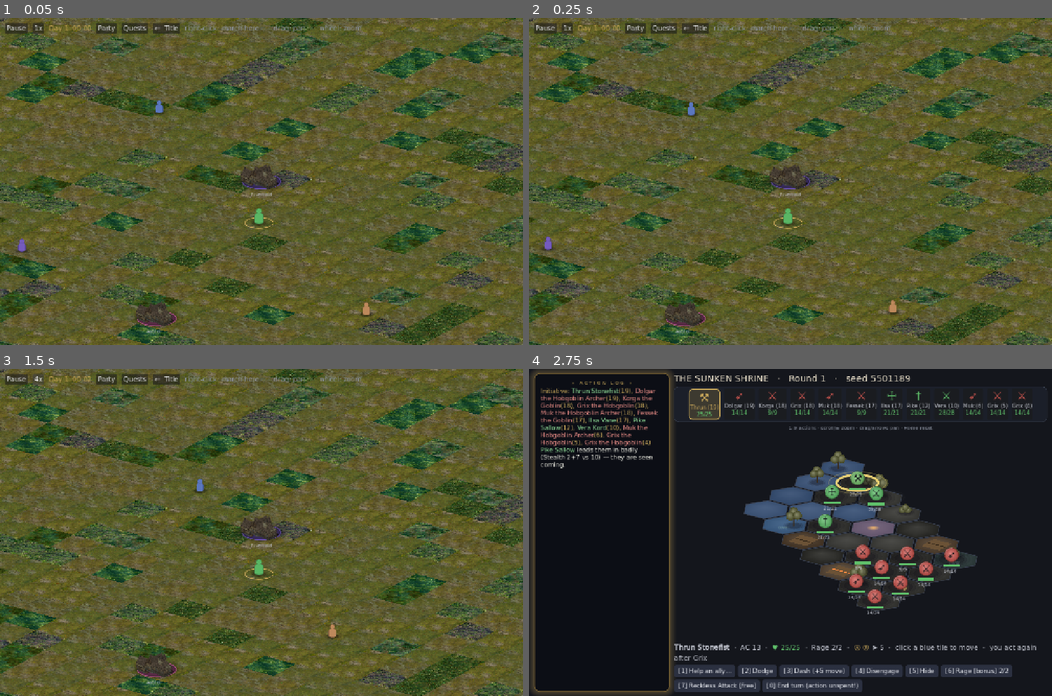
Above: before the commit, frames 1-4 (two rows, left to right).
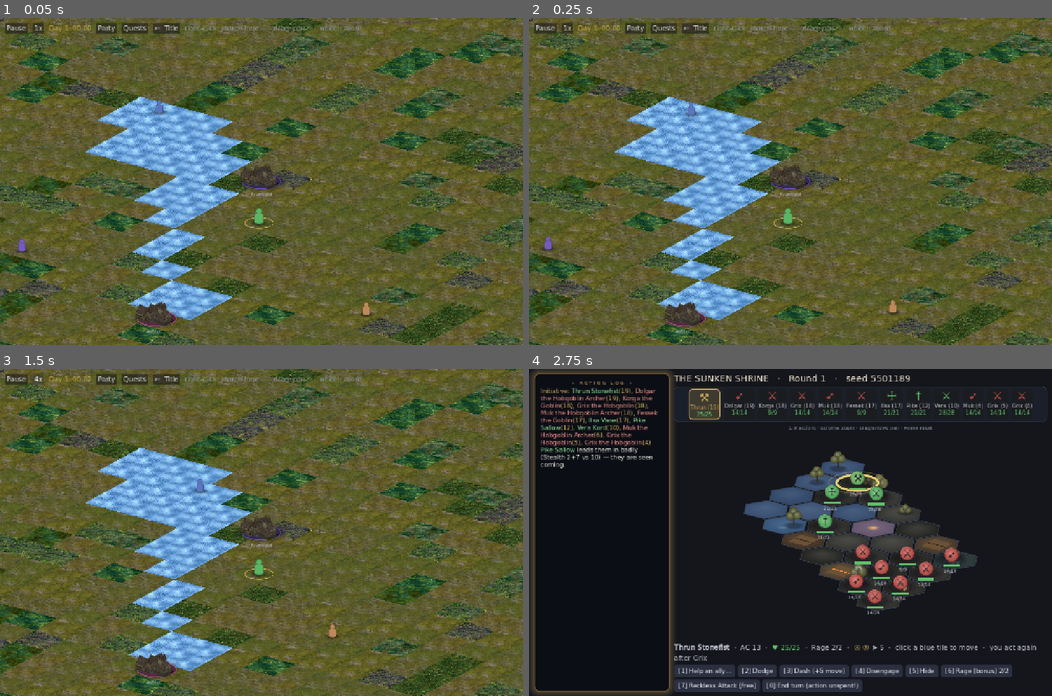
Above: after the commit, the same moments.

Repository: EgecanOzcakar/sorcmerc
Game: Godot game, scene res://scenes/world/world.tscn
The game is run twice, just before and just after one commit, with the same random seed, the same clock (stepped at 60 frames per second) and the same inputs. This scene is started directly instead of the project's main scene.
Inputs:
- Up to frame 1 (0.05 s): no input
- Up to frame 2 (0.25 s): no input
- Up to frame 3 (1.5 s): click "1x" at 0.5 s; click "2x" at 1.25 s
- Up to frame 4 (2.75 s): click "4x" at 2 s

The runs differ from the first frame. In frame 1, 8.5% of the frame differs, in the area x 16-49%, y 24-93%; in frame 2, 8.5%; in frame 3, 8.5%; in frame 4, nothing differs.

Commit message:
O15: water/coastline on the world map + fix panel positioning and player-token visibility
O15 (water tiles): core/world.gd gains World.waters ({position, radius}
blobs) and water_depth(); a hand-placed lake northwest of Riverhold and a
river running past it down to Ashfell (a chain of overlapping blobs, not
a new shape type). _draw_ground() picks the Water sheet's tile pair
within a shoreline band around water_depth()==0, blending into grass the
same way WOODED already blends forest, instead of a hard cutoff.

Also fixed two real UI bugs found from actually playing the open world:
- The settlement-visit and quest-log panels were rendering off-screen.
  Both called set_anchors_preset(Control.PRESET_CENTER), which re-centers
  a control on its own anchor point and resets its offsets — the
  following `position = size*0.5 - halfsize` line then applied a SECOND
  centering offset on top of that, shoving the panel well past the
  visible area. Removed the redundant anchor-preset call in both.
- The player's party token stayed visible standing on the map while a
  settlement's market panel was open. It's now skipped in the paint
  pass for the duration of a visit.

Co-Authored-By: Claude Opus 5 <noreply@anthropic.com>
Co-Authored-By: Claude Sonnet 5 <noreply@anthropic.com>

Diff:
--- a/core/world.gd
+++ b/core/world.gd
@@ -96,6 +96,11 @@
 var clock := WorldClock.new()
 var settlements: Array[Settlement] = []
 var parties: Array[RoamingParty] = []
+# O15 — the only terrain the map has: hand-placed blobs of water, `{position, radius}`
+# each. A circle is the whole vocabulary; a lake is one, a river is a chain of
+# overlapping ones (see scenes/world/world.gd's _demo_world). Plain dictionaries
+# rather than a class because water_depth() below is the only thing that reads them.
+var waters: Array[Dictionary] = []
 
 func add_settlement(s: Settlement) -> Settlement:
 	settlements.append(s)
@@ -104,6 +109,22 @@
 func add_party(p: RoamingParty) -> RoamingParty:
 	parties.append(p)
 	return p
+
+func add_water(position: Vector2, radius: float) -> Dictionary:
+	var w := {"position": position, "radius": radius}
+	waters.append(w)
+	return w
+
+# Signed distance to the nearest shoreline: negative in the water (how far in),
+# positive on land (how far from the bank), INF with no water at all. One number
+# is all the renderer needs to pick a tile and fade the edge.
+# ponytail: linear scan over a handful of hand-placed blobs. If terrain ever grows
+# to hundreds, index them; a per-cell cache in the renderer is the cheaper fix.
+func water_depth(p: Vector2) -> float:
+	var d := INF
+	for w in waters:
+		d = minf(d, p.distance_to(w["position"]) - float(w["radius"]))
+	return d
 
 func player() -> RoamingParty:
 	for p in parties:
--- a/scenes/world/world.gd
+++ b/scenes/world/world.gd
@@ -86,6 +86,17 @@
 const GRASS := [0, 1, 2, 9, 10]
 const FOREST := [0, 1, 2, 3, 4, 5]
 const WOODED := 0.78              # above this, a cell draws from FOREST
+# O15: the Water sheet's left column — its blue-water pair. The other 15 tiles are
+# the pack's swamp, ice and shallow-sand families, which next to grass read as
+# three different lakes rather than one, the same reason GRASS/FOREST are narrow.
+const WaterTex := preload("res://assets/world/overworld/water.png")
+const WATER := [0, 3]
+# Half-width of the shoreline band, in world units (~0.7 of a CELL either side).
+# Across it a cell's chance of being water falls from 1 to 0, so the bank frays
+# into the grass over a tile or so instead of ending on a cell boundary — the
+# WOODED threshold's trick, with the noise compared against terrain rather than
+# against a constant.
+const SHORE := 35.0
 
 # O12: one cell of the sheet tools/pack_buildings.py lays out — 5 columns (the
 # pack's 5 medieval buildings, at their true relative sizes) by 4 rows (the
@@ -142,6 +153,18 @@
 	WorldAI.hunt(w.add_party(World.RoamingParty.new("goblins", Vector2(380, 300), "goblinoid")))
 	WorldAI.patrol(w.add_party(World.RoamingParty.new("patrol", Vector2(-120, 380), "soldier")),
 		[Vector2(-120, 380), Vector2(-360, 260), Vector2(0, 0)])
+	# O15 terrain: one lake northwest of Riverhold, and the river it drains into —
+	# which runs past Riverhold's west wall and down to Ashfell, so the town's name
+	# is finally standing next to something. World.waters only knows circles, so the
+	# river is blobs stamped along a polyline; spacing is well under the radius, so
+	# they merge into one band with a scalloped (not machined) bank.
+	w.add_water(Vector2(-190, -70), 100.0)
+	var river := PackedVector2Array([Vector2(-110, -20), Vector2(-40, 100),
+		Vector2(-10, 210), Vector2(60, 320), Vector2(140, 400)])
+	for i in river.size() - 1:
+		for t in 5:
+			w.add_water(river[i].lerp(river[i + 1], t / 5.0), 40.0)
+	w.add_water(river[-1], 40.0)
 	return w
 
 # World.tick() advances the clock itself and gates movement on it, so one call
@@ -294,7 +317,11 @@
 	if _quest_panel != null:
 		_quest_panel.queue_free()
 	var panel := PanelContainer.new()
-	panel.set_anchors_preset(Control.PRESET_CENTER)
+	# No anchor preset: default anchors are top-left (0), so `position` is a plain
+	# pixel offset from the parent's origin — set_anchors_preset(PRESET_CENTER)
+	# used to also be called here, which re-centers the control on its OWN anchor
+	# point and resets the offsets, so this same centering math then applied a
+	# second time on top of it and shoved the panel off-screen.
 	panel.position = size * 0.5 - Vector2(200, 160)
 	panel.custom_minimum_size = Vector2(400, 320)
 	add_child(panel)
@@ -565,7 +592,11 @@
 		_visit_panel.queue_free()
 	var s = _visit["settlement"]
 	var panel := PanelContainer.new()
-	panel.set_anchors_preset(Control.PRESET_CENTER)
+	# Default (top-left) anchors: `position` is a plain pixel offset from the
+	# parent's origin. set_anchors_preset(PRESET_CENTER) used to be called here
+	# too, which re-centers on its own and resets the offsets — this same
+	# centering math then applied again on top of that shoved the panel
+	# off-screen (see the same fix in _build_quest_panel just above).
 	panel.position = size * 0.5 - Vector2(230, 230)
 	panel.custom_minimum_size = Vector2(460, 460)
 	add_child(panel)
@@ -742,6 +773,8 @@
 	for s in world.settlements:
 		props.append({"at": _pix(s.position), "s": s})
 	for q in world.parties:
+		if q.is_player and not _visit.is_empty():
+			continue   # inside the gates for the duration of the visit, not standing on the map
 		props.append({"at": _pix(q.position), "p": q})
 	props.sort_custom(func(a, b): return a["at"].y < b["at"].y)
 	for d in props:
@@ -775,10 +808,18 @@
 	for i in range(i0, i1 + 1):
 		for j in range(j0, j1 + 1):
 			var cell := Vector2i(i, j)
-			var wooded: bool = _rand(cell, 5) > WOODED
-			var pool: Array = FOREST if wooded else GRASS
+			# 1.0 deep in a lake, 0.0 well inland, a ramp across the bank between.
+			var wet := 0.5 - world.water_depth(Vector2(i + 0.5, j + 0.5) * CELL) / (SHORE * 2.0)
+			var tex := TerrainTex
+			var pool: Array = GRASS
+			if _rand(cell, 9) < wet:
+				tex = WaterTex
+				pool = WATER
+			elif _rand(cell, 5) > WOODED:
+				tex = ForestTex
+				pool = FOREST
 			var idx: int = pool[int(_rand(cell, 1) * pool.size()) % pool.size()]
-			draw_texture_rect_region(ForestTex if wooded else TerrainTex,
+			draw_texture_rect_region(tex,
 				Rect2(Vector2(i + j, j - i - 1) * TILE * 0.5, TILE),
 				Rect2(Vector2(idx % TILE_COLS, idx / TILE_COLS) * TILE, TILE))
 	draw_set_transform_matrix(Transform2D.IDENTITY)
--- a/tests/test_world.gd
+++ b/tests/test_world.gd
@@ -21,6 +21,7 @@
 	test_party_moves_toward_goal_without_overshooting()
 	test_nothing_moves_while_paused()
 	test_data_shapes_and_container()
+	test_water_regions()
 	print("test_world: %d passed, %d failed" % [_pass, _fail])
 	quit(1 if _fail > 0 else 0)
 
@@ -117,3 +118,21 @@
 	check(not foe.is_player, "an NPC party is not the player")
 	check(foe.goal == foe.position and foe.at_goal(), "a new party's goal is where it stands")
 	check(Scaler.FACTIONS.has(foe.faction), "parties are faction-tagged from the same list")
+
+# O15: the only terrain the map has. water_depth() is what the renderer picks
+# tiles off, so its sign convention is the contract.
+func test_water_regions() -> void:
+	var w = World.new()
+	check(w.water_depth(Vector2(0, 0)) == INF, "a world with no water is dry everywhere")
+
+	w.add_water(Vector2(100, 0), 40.0)
+	check(w.waters.size() == 1 and w.waters[0]["radius"] == 40.0, "the world holds the water it was given")
+	check(w.water_depth(Vector2(100, 0)) == -40.0, "the middle of a lake is a radius deep")
+	check(is_equal_approx(w.water_depth(Vector2(140, 0)), 0.0), "the shoreline is depth zero")
+	check(w.water_depth(Vector2(180, 0)) > 0.0, "dry land reads positive")
+
+	# Two overlapping blobs are one body of water: the point between them, outside
+	# neither circle alone by much, is wet because the *nearest* edge is what counts.
+	w.add_water(Vector2(160, 0), 40.0)
+	check(w.water_depth(Vector2(130, 0)) < 0.0, "a chain of overlapping blobs is continuous")
+	check(w.water_depth(Vector2(-500, -500)) > 400.0, "far inland is far from any bank")
Binary file added: assets/world/overworld/water.png
Not shown, added: assets/world/overworld/water.png.import
